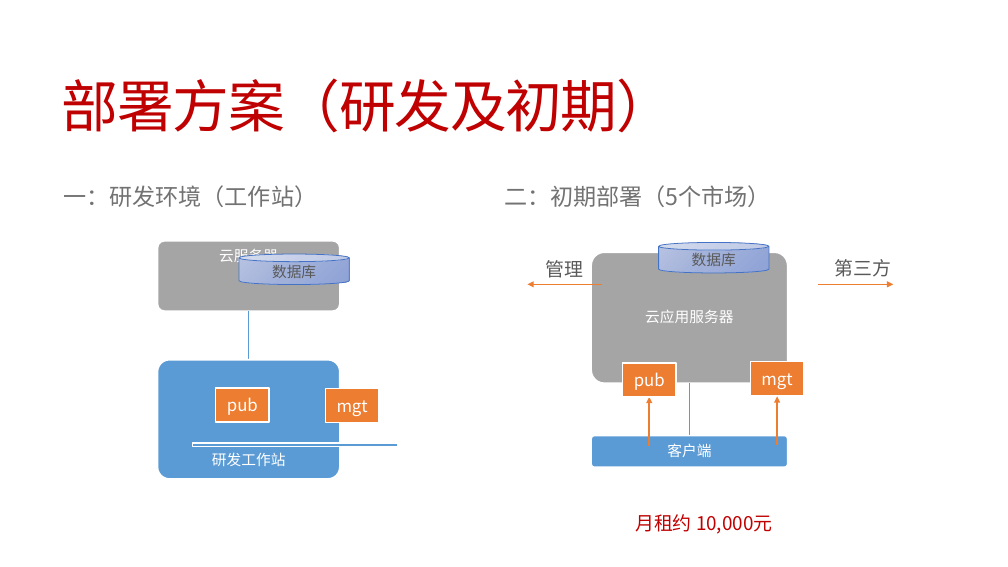
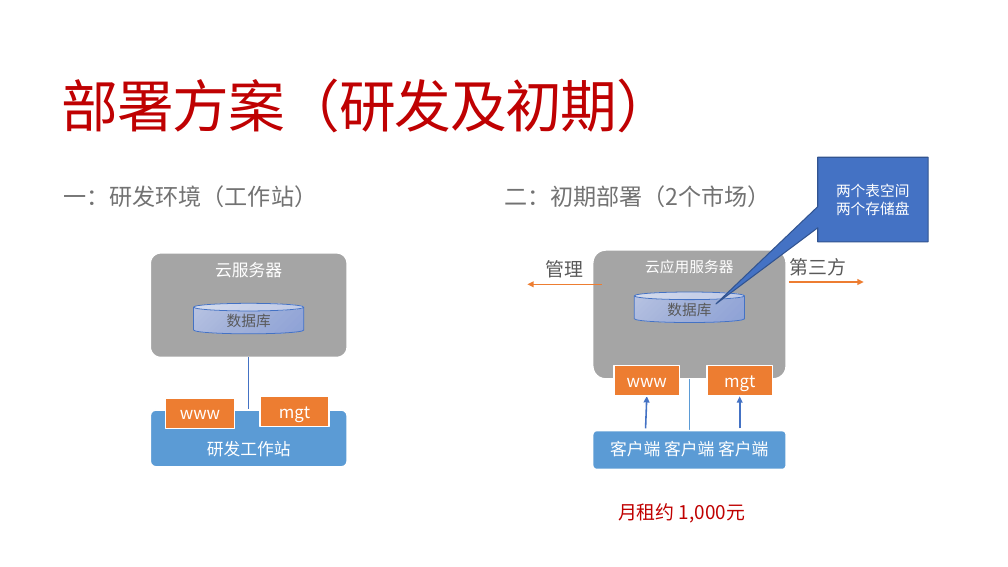
Before and after one commit to jzgi/chainsmart, a slide deck: slide 13 of Docs/品链供销平台.pptx (slide 14 before the commit). Drawn at 1008x567 pixels with LibreOffice and Linux fonts; fonts in the diff are those of the drawing. Boxes give left, top, right and bottom in pixels: in the first picture for what was removed or moved away, otherwise in the second. Text is boxed around its words. In the diff, an @@ line names an element or a change of style, - is before the commit and + after.

```diff
--- a/Docs/品链供销平台.pptx
+++ b/Docs/品链供销平台.pptx
@@ speech box added at (x1=818, y1=157, x2=929, y2=242), fill #4472C4, outline #325491 1 pt, 14 pt, text #FFFFFF @@
+两个表空间
+两个存储盘
@@ text at (x1=504, y1=185, x2=770, y2=207): text changed @@
-二：初期部署（5个市场）
+二：初期部署（2个市场）
@@ rounded rectangle resized from (x1=157, y1=241, x2=340, y2=312) to (x1=150, y1=253, x2=348, y2=357) @@
@@ text "云服务器" moved from (x1=219, y1=247, x2=278, y2=266) to (x1=215, y1=262, x2=282, y2=277) @@
@@ text "云服务器" at (x1=215, y1=262, x2=282, y2=277): size 14 to 16 pt @@
@@ text "云应用服务器" at (x1=645, y1=260, x2=733, y2=273): vertical alignment middle to top @@
@@ text "第三方" moved from (x1=834, y1=259, x2=891, y2=277) to (x1=790, y1=258, x2=847, y2=276) @@
@@ cylinder "数据库" moved from (x1=659, y1=243, x2=769, y2=273) to (x1=634, y1=292, x2=745, y2=322) @@
@@ arrow moved from (819, 284) - (894, 284) to (789, 282) - (864, 282) @@
@@ cylinder "数据库" moved from (x1=239, y1=254, x2=349, y2=284) to (x1=194, y1=303, x2=304, y2=333) @@
@@ freeform shape resized from (x1=245, y1=312, x2=253, y2=360) to (x1=245, y1=358, x2=253, y2=410) @@
@@ freeform shape at (x1=245, y1=358, x2=253, y2=410): outline #5B9BD5 1 pt to #4472C4 1.5 pt @@
@@ rectangle "www" resized from (x1=622, y1=363, x2=676, y2=397) to (x1=614, y1=366, x2=679, y2=396) @@
@@ text in rectangle at (x1=627, y1=378, x2=667, y2=387): text changed @@
-pub
+www
@@ freeform shape moved from (x1=686, y1=383, x2=693, y2=436) to (x1=686, y1=379, x2=693, y2=430) @@
@@ rectangle "mgt" resized from (x1=751, y1=361, x2=805, y2=395) to (x1=707, y1=366, x2=772, y2=396) @@
@@ rounded rectangle resized from (x1=157, y1=360, x2=340, y2=479) to (x1=150, y1=410, x2=348, y2=467) @@
@@ text "研发工作站" at (x1=207, y1=441, x2=291, y2=457): size 14 to 16 pt @@
@@ text "研发工作站" moved from (x1=212, y1=452, x2=286, y2=466) to (x1=207, y1=441, x2=291, y2=457) @@
@@ rectangle "www" resized from (x1=216, y1=388, x2=269, y2=422) to (x1=166, y1=398, x2=234, y2=428) @@
@@ text in rectangle at (x1=180, y1=410, x2=220, y2=419): text changed @@
-pub
+www
@@ rectangle "mgt" resized from (x1=325, y1=389, x2=379, y2=423) to (x1=260, y1=396, x2=329, y2=426) @@
@@ arrow moved from (650, 446) - (650, 397) to (646, 429) - (647, 396) @@
@@ arrow (646, 429) - (647, 396): stroke #ED7D31 1.5 pt to #4472C4 1.5 pt @@
@@ arrow moved from (777, 445) - (777, 396) to (740, 429) - (740, 396) @@
@@ arrow (740, 429) - (740, 396): stroke #ED7D31 1.5 pt to #4472C4 1.5 pt @@
@@ rectangle removed at (x1=193, y1=443, x2=398, y2=447) @@
@@ rounded rectangle resized from (x1=591, y1=436, x2=788, y2=467) to (x1=593, y1=431, x2=786, y2=470) @@
@@ text "客户端 客户端 客户端" at (x1=610, y1=441, x2=768, y2=457): vertical alignment bottom to middle @@
@@ text at (x1=610, y1=441, x2=768, y2=457): text changed; size 14 to 16 pt @@
-客户端
+客户端 客户端 客户端
@@ text at (x1=618, y1=503, x2=745, y2=523): text changed @@
-月租约 10,000元
+月租约 1,000元
```
Also in this commit, not shown: 1 other slide changed, 1 slide removed, 34 other files.
